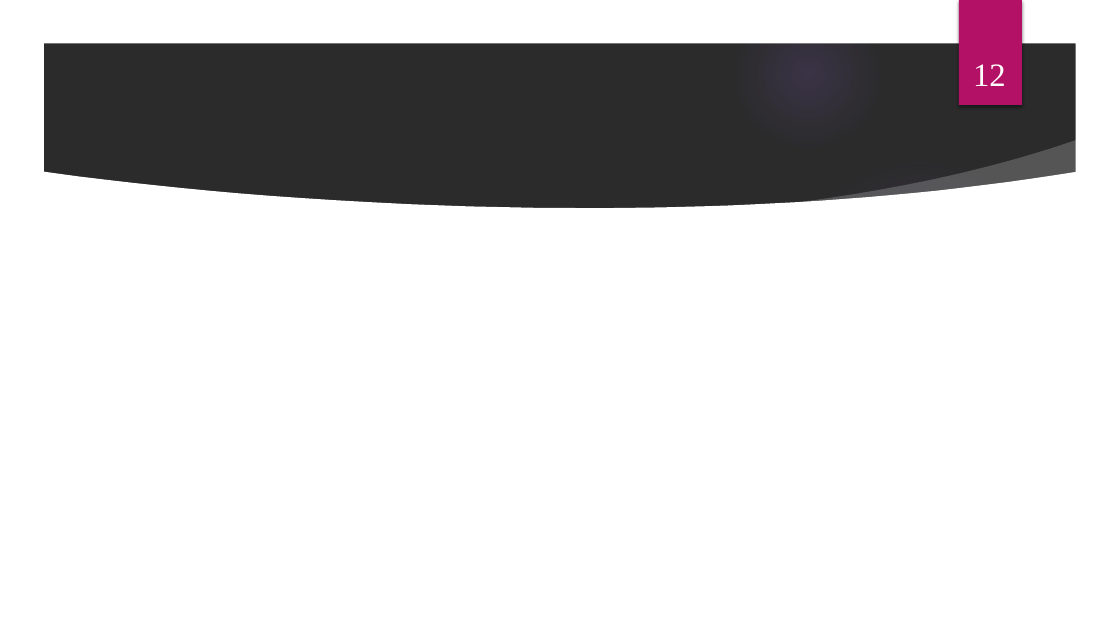
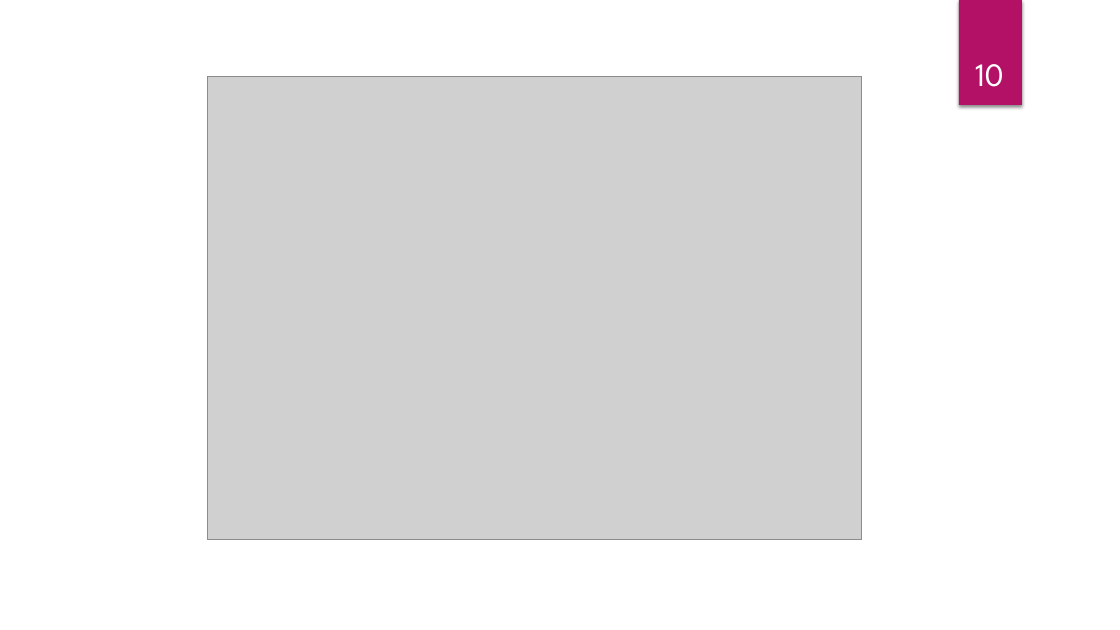
Before and after one commit to mkm1992/phd-project, a slide deck: slide 10 of MEC.pptx (slide 12 before the commit). Drawn at 1120x630 pixels with LibreOffice and Linux fonts; fonts in the diff are those of the drawing; grey boxes stand for pictures; background and template pictures are left out; a plain dark background stands for a picture behind light text. Boxes give left, top, right and bottom in pixels: in the first picture for what was removed or moved away, otherwise in the second. Text is boxed around its words. In the diff, an @@ line names an element or a change of style, - is before the commit and + after.

```diff
--- a/MEC.pptx
+++ b/MEC.pptx
@@ background picture (left out) to #FFFFFF @@
@@ group removed at (0, 0, 1120, 630): 5 ellipses, 3 freeform shapes @@
@@ picture added at (208, 76, 862, 540) @@
@@ page number at (975, 64, 1004, 87): text changed; font Times New Roman to League Spartan @@
-12
+10
```
Also in this commit, not shown: 1 other slide changed, 8 slides added, 3 other files.
